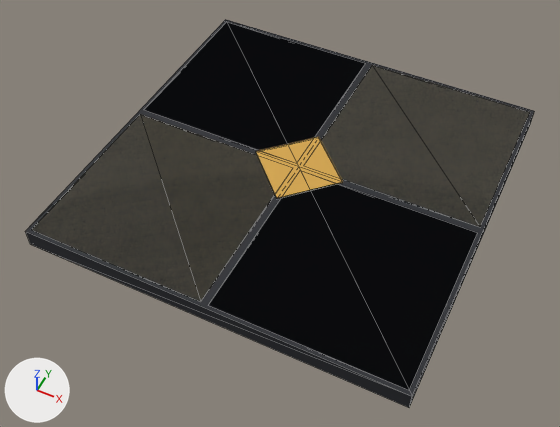
A saved change to the glTF model foxspy/models/kit-newyork-floor.glb.
Both versions are drawn from a 50 mm lens placed at (1.22, -2.65, 2.89), pointed at (-0.02, -0.19, -0.19). The lights are fixed; the arrows at lower left show +X, +Y and +Z. The first picture is the older version. Mesh edges are drawn as thin lines. Vertices at exactly the same position are counted once.

Names of what the first picture shows: 'kit-newyork-floor'.
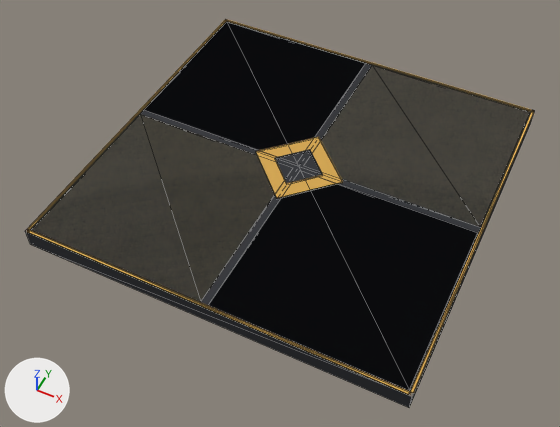
What differs and where, as boxes [x1, y1, x2, y2] in the pictures (560 x 427 px):
part 1 of me_kit_newyork_floor, added: after [275, 150, 323, 183]
part 2 of me_kit_newyork_floor, added: after [26, 19, 534, 397]

What the commit changed:
me_kit_newyork_floor is used by ob_kit_newyork_floor; location (0.0, 0.0, 0.0).
me_kit_newyork_floor had 48 vertices, 72 faces and spanned x -1.0..1.0, y -1.0..1.0, z -0.1..0.0.
me_kit_newyork_floor now has 80 vertices, 132 faces and spans x -1.0..1.0, y -1.0..1.0, z -0.1..0.0.
me_kit_newyork_floor part 1: the loose piece of 8 vertices spanning x -0.25..0.25, y -0.25..0.25, z -0.01..0.0 is copied, and the copy is scaled about its middle by (0.556, 0.556, 1.12); it spans x -0.14..0.14, y -0.14..0.14, z 0.0.
me_kit_newyork_floor part 2: a new loose piece of 24 vertices spanning x -1.0..1.0, y -1.0..1.0, z 0.0, in mat_main.
